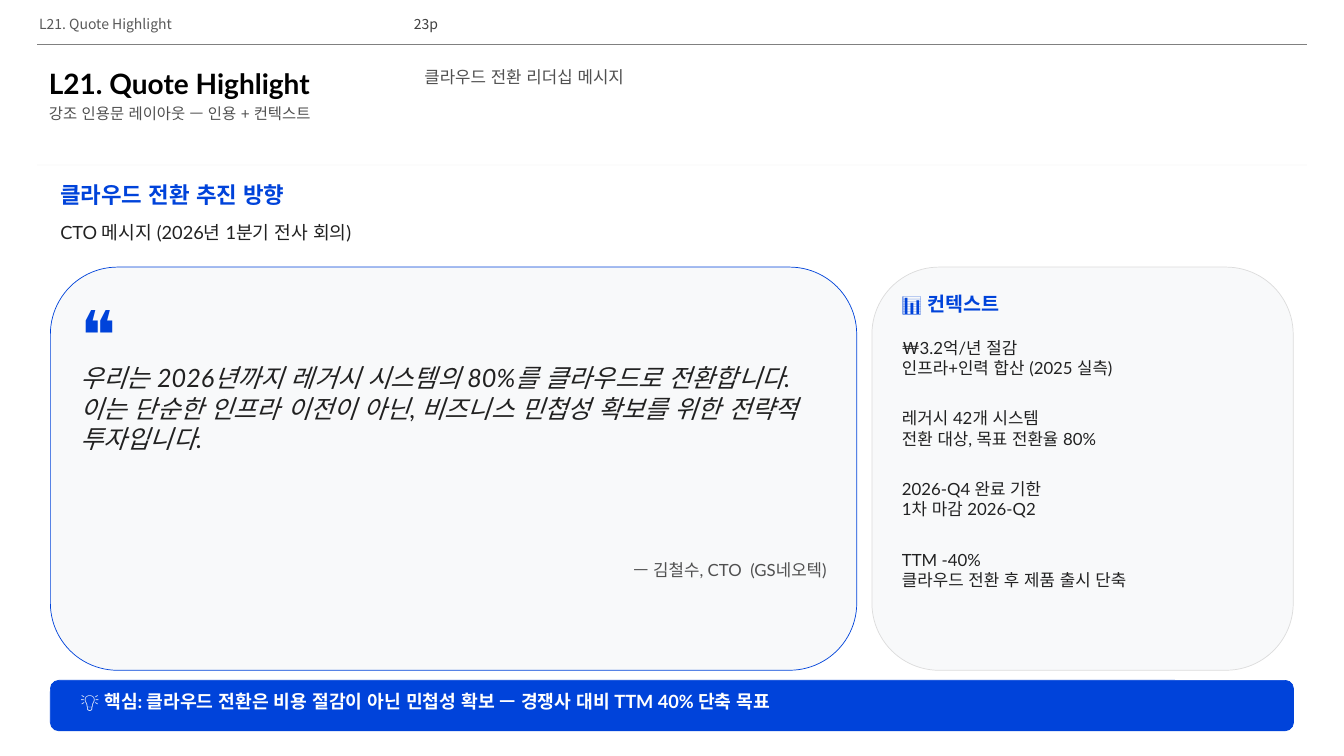
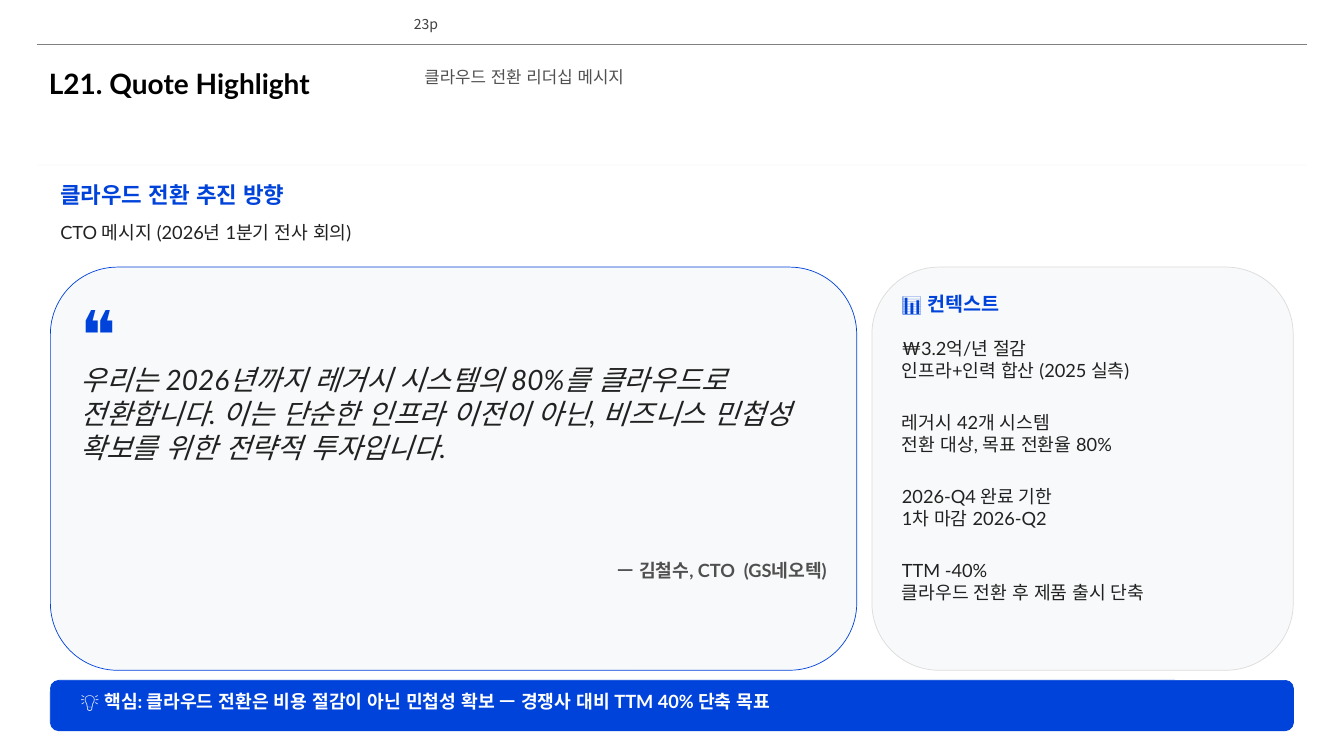
Before and after one commit to lhs6395-hslee/project-steer, a slide deck: slide 23 of results/pptx/AWS_MSK_Expert_Intro.pptx. Drawn at 1344x756 pixels with LibreOffice and Linux fonts; fonts in the diff are those of the drawing; background and template pictures are left out. Boxes give left, top, right and bottom in pixels: in the first picture for what was removed or moved away, otherwise in the second. Text is boxed around its words. In the diff, an @@ line names an element or a change of style, - is before the commit and + after.

```diff
--- a/results/pptx/AWS_MSK_Expert_Intro.pptx
+++ b/results/pptx/AWS_MSK_Expert_Intro.pptx
@@ text removed at bbox=[39, 18, 172, 33] @@
-L21. Quote Highlight
@@ text removed at bbox=[49, 106, 311, 120] @@
-강조 인용문 레이아웃 — 인용 + 컨텍스트
@@ text "우리는 2026년까지 레거시 시스템의 80%를 ..." at bbox=[80, 367, 791, 461]: size 18 to 20 pt @@
@@ text "₩3.2억/년 절감" at bbox=[902, 340, 1144, 601]: size 12 to 13 pt @@
@@ text "— 김철수, CTO (GS네오텍)" at bbox=[639, 561, 827, 580]: size 12 to 13 pt, bold on @@
```
Also in this commit, not shown: 18 other slides changed, 3 other files.
